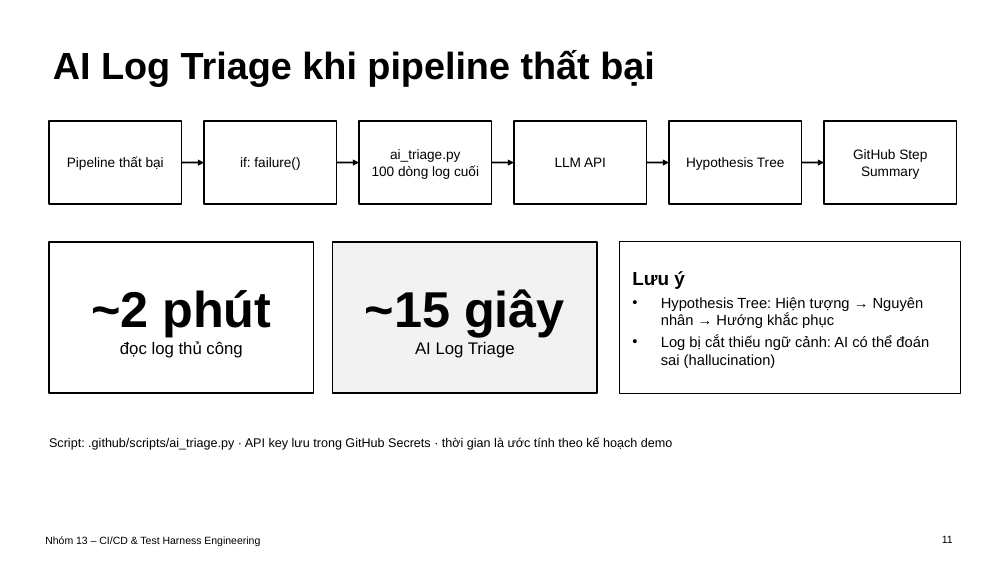
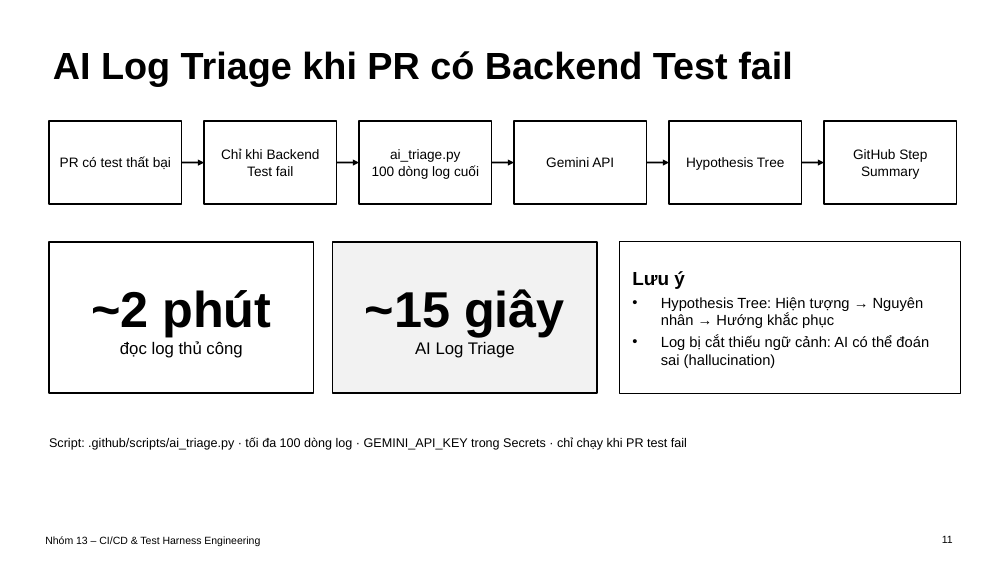
Before and after one commit to SoftwareTesting-Group13/eshop-sut-seminar, a slide deck: slide 11 of docs/seminar_slide.pptx. Drawn at 1008x567 pixels with LibreOffice and Linux fonts; fonts in the diff are those of the drawing. Boxes give left, top, right and bottom in pixels: in the first picture for what was removed or moved away, otherwise in the second. Text is boxed around its words. In the diff, an @@ line names an element or a change of style, - is before the commit and + after.

```diff
--- a/docs/seminar_slide.pptx
+++ b/docs/seminar_slide.pptx
@@ title at box(53, 51, 793, 86): text changed @@
-AI Log Triage khi pipeline thất bại
+AI Log Triage khi PR có Backend Test fail
@@ text in rectangle at box(221, 148, 320, 176): text changed @@
-if: failure()
+Chỉ khi Backend Test fail
@@ text in rectangle at box(60, 157, 171, 169): text changed @@
-Pipeline thất bại
+PR có test thất bại
@@ text in rectangle at box(546, 157, 614, 167): text changed @@
-LLM API
+Gemini API
@@ text at box(49, 437, 687, 450): text changed @@
-Script: .github/scripts/ai_triage.py · API key lưu trong GitHub Secrets · thời gian là ước tính theo kế hoạch demo
+Script: .github/scripts/ai_triage.py · tối đa 100 dòng log · GEMINI_API_KEY trong Secrets · chỉ chạy khi PR test fail
```
Also in this commit, not shown: 10 other slides changed, 3 other files.
